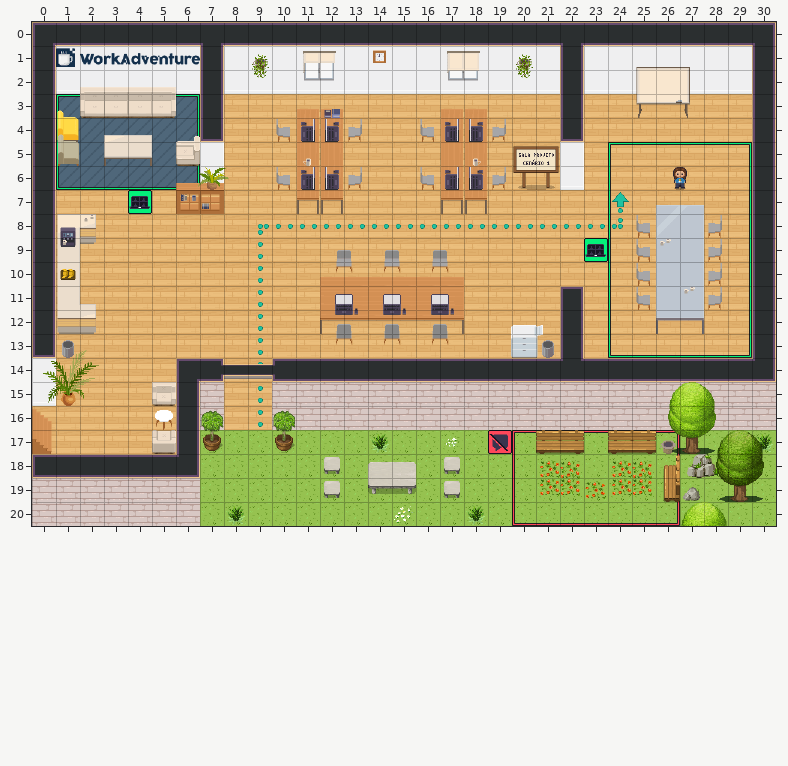
Tiled map (JSON): map/escritorio.tmj. The picture above is the old version.
Cells are 32x32 px. Shown: x 0..30, y 0..20.
And afterwards:
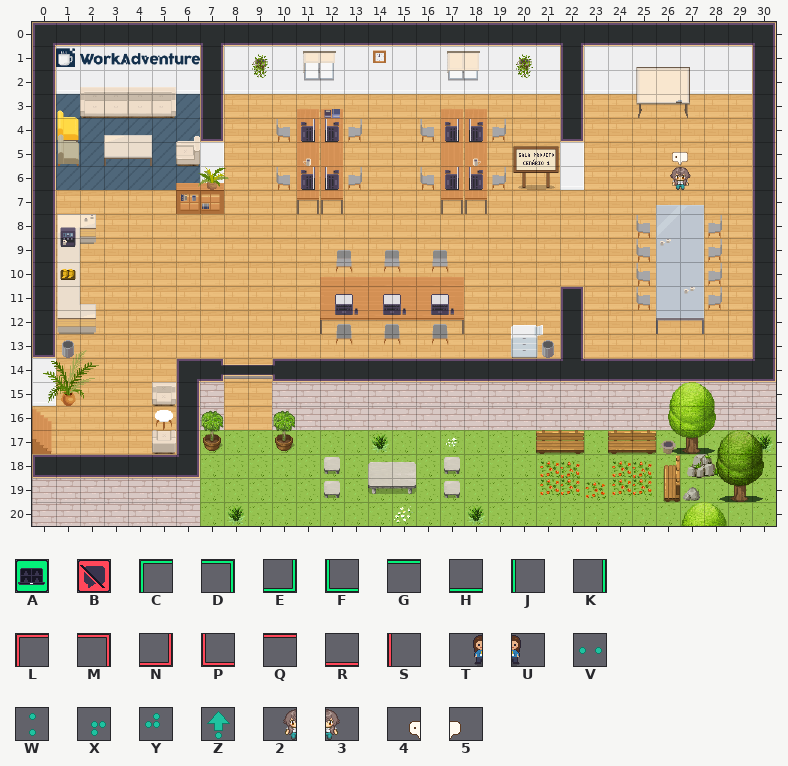
Key: from "WA_User_Interface": A 21, B 60, C 161, D 162, E 163, F 164, G 165, H 166, J 167, K 168, L 239, M 240, N 241, P 242, Q 243, R 244, S 245; from "conversas": T 0, U 1, V 2, W 3, X 4, Y 5, Z 8; from "marina": 2 0, 3 1, 4 2, 5 3.
_ is an empty cell, . an unchanged one.
Tiles of an added or newly shown layer are drawn over the layers below it.
Diff:
--- layer "floor/floor2"
@@ x 1..29 @@
- 3 C....D.......................
- 4 J....K.......................
- 5 J......................CGGGGD
- 6 FHHHHE.................J....K
- 7 ...A...................J....K
- 8 .......................J....K
- 9 ......................AJ....K
-10 .......................J....K
-11 .......................J....K
-12 .......................J....K
-13 .......................FHHHHE
+ 3 _...._.......................
+ 4 _...._.......................
+ 5 _......................______
+ 6 ______................._...._
+ 7 ..._..................._...._
+ 8 ......................._...._
+ 9 ......................__...._
+10 ......................._...._
+11 ......................._...._
+12 ......................._...._
+13 .......................______
@@ x 19..26 @@
-17 BLQQQQQM
-18 .S......
-19 .S......
-20 .PRRRRRN
+17 ________
+18 ._......
+19 ._......
+20 ._______
--- layer "floor/caminho" (removed)
@@ x 9..24 @@
- 7 ...............Z
- 8 XVVVVVVVVVVVVVVY
- 9 W...............
-10 W...............
-11 W...............
-12 W...............
-13 W...............
-14 W...............
-15 W...............
-16 W...............
+ 7 ..............._
+ 8 ________________
+ 9 _...............
+10 _...............
+11 _...............
+12 _...............
+13 _...............
+14 _...............
+15 _...............
+16 _...............
--- layer "furniture/conversas"
@@ x 26..27 @@
- 6 TU
+ 6 23
--- layer "balao-marina" (added)
@@ x 26..27 @@
- 5 __
+ 5 45
Boxes around the changes in both pictures, in picture pixels (x1, y1, x2, y2):
removed: (56, 94, 200, 214)
changed: (258, 142, 752, 427)
removed: (488, 430, 680, 526)
